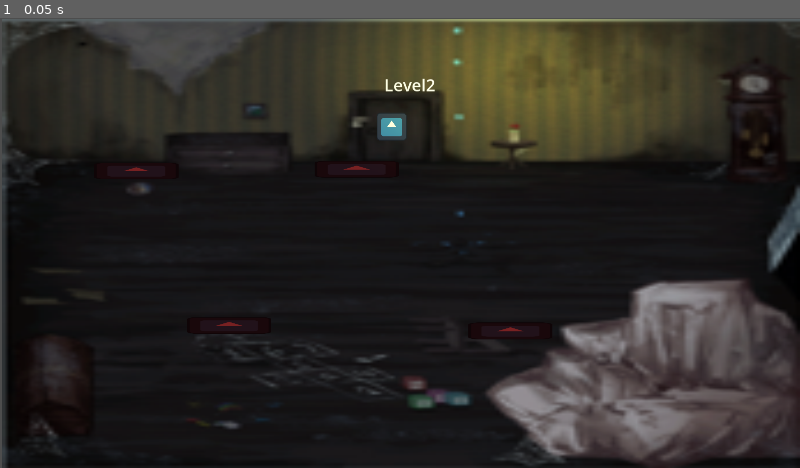
Above: before the commit, frame 1.
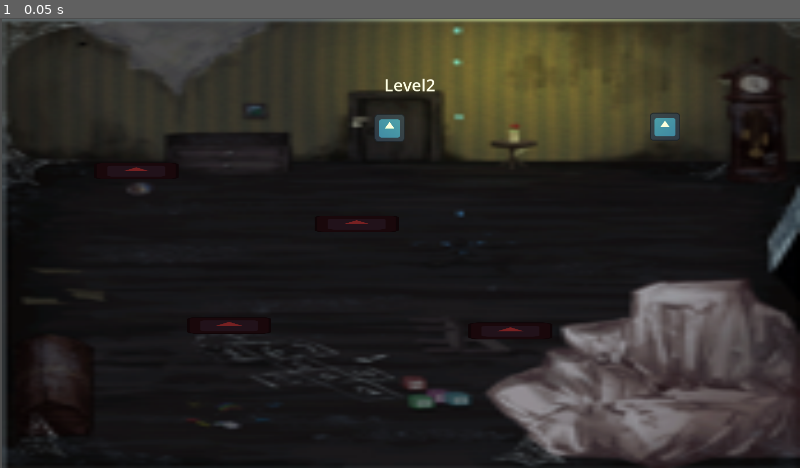
Above: after the commit, the same moment.

Repository: LitaDev-nsfw/gmtk25
Game: Godot game, scene res://scenes/level_2.tscn
Same seed, same stepped clock (60 frames per second), same inputs: the game is played once before the commit and once after it. This scene is started directly instead of the project's main scene. The engine's default icon, where the game draws it, is replaced by a stand-in: a white triangle on a blue panel in a dark square.
Inputs:
- Up to frame 1 (0.05 s): no input

The runs differ from the first frame. In frame 1, 0.3% of the frame differs, in the area x 42-85%, y 21-46%.

Commit message:
Added NumberLock to lvl 2 and 3

Diff:
--- a/gmtk25/scenes/level_1.tscn
+++ b/gmtk25/scenes/level_1.tscn
@@ -47,7 +47,7 @@
 offset_top = 123.0
 offset_right = 960.0
 offset_bottom = 146.0
-text = "LEVEL1"
+text = "LEVEL 1"
 label_settings = SubResource("LabelSettings_rus8k")
 
 [node name="Audio" type="Node" parent="."]
--- a/gmtk25/scenes/level_2.tscn
+++ b/gmtk25/scenes/level_2.tscn
@@ -1,10 +1,11 @@
-[gd_scene load_steps=12 format=3 uid="uid://dtnnhjmopedsx"]
+[gd_scene load_steps=13 format=3 uid="uid://dtnnhjmopedsx"]
 
 [ext_resource type="Script" uid="uid://b6ndsdjj8fvfw" path="res://scripts/level.gd" id="1_pbc48"]
 [ext_resource type="AudioStream" uid="uid://43l4s4rrrdsk" path="res://assets/audio/music/GMTK Spooks.wav" id="2_b4j7a"]
 [ext_resource type="PackedScene" uid="uid://du6h2oyy5sg27" path="res://scenes/interactable.tscn" id="3_pbc48"]
 [ext_resource type="Texture2D" uid="uid://dec0wgn03woj6" path="res://assets/visuals/Level2.png" id="3_y0kc7"]
 [ext_resource type="PackedScene" uid="uid://djdf11yg2sdxx" path="res://scenes/Atropos.tscn" id="4_eqxsl"]
+[ext_resource type="PackedScene" uid="uid://p5yfdtss24qa" path="res://scenes/number_lock_lvl2.tscn" id="6_ne2mo"]
 [ext_resource type="PackedScene" uid="uid://cgmlaxh2mxy62" path="res://scenes/plank.tscn" id="6_wo48x"]
 [ext_resource type="PackedScene" uid="uid://csc3plow6hraf" path="res://scenes/void.tscn" id="7_y0kc7"]
 
@@ -34,15 +35,20 @@
 texture = ExtResource("3_y0kc7")
 
 [node name="Interactable" parent="." instance=ExtResource("3_pbc48")]
-position = Vector2(943, 245)
+position = Vector2(1599, 245)
 scene_to_load = ExtResource("4_eqxsl")
+
+[node name="NumberLock" parent="." instance=ExtResource("3_pbc48")]
+position = Vector2(938, 248)
+scene_to_load = ExtResource("6_ne2mo")
+is_puzzle = true
 
 [node name="Label" type="Label" parent="."]
 offset_left = 920.0
 offset_top = 123.0
 offset_right = 960.0
 offset_bottom = 146.0
-text = "LEVEL1"
+text = "LEVEL 2"
 label_settings = SubResource("LabelSettings_pbc48")
 
 [node name="Plank" parent="." instance=ExtResource("6_wo48x")]
@@ -52,7 +58,7 @@
 position = Vector2(325, 357)
 
 [node name="Plank3" parent="." instance=ExtResource("6_wo48x")]
-position = Vector2(854, 353)
+position = Vector2(854, 484)
 
 [node name="Plank4" parent="." instance=ExtResource("6_wo48x")]
 position = Vector2(1223, 741)
@@ -97,3 +103,4 @@
 blend_mode = 1
 
 [connection signal="change_level" from="Interactable" to="." method="_change_level"]
+[connection signal="change_level" from="NumberLock" to="." method="_change_level"]
--- a/gmtk25/scenes/level_3.tscn
+++ b/gmtk25/scenes/level_3.tscn
@@ -1,8 +1,9 @@
-[gd_scene load_steps=6 format=3 uid="uid://djg2j1nqsjehp"]
+[gd_scene load_steps=7 format=3 uid="uid://djg2j1nqsjehp"]
 
 [ext_resource type="Script" uid="uid://b6ndsdjj8fvfw" path="res://scripts/level.gd" id="1_uwxec"]
 [ext_resource type="Texture2D" uid="uid://cbu314soo330p" path="res://assets/visuals/Level3.png" id="2_uwxec"]
 [ext_resource type="PackedScene" uid="uid://du6h2oyy5sg27" path="res://scenes/interactable.tscn" id="3_uwxec"]
+[ext_resource type="PackedScene" uid="uid://ty8ouct0iohp" path="res://scenes/number_lock_lvl3.tscn" id="4_1pn4d"]
 
 [sub_resource type="LabelSettings" id="LabelSettings_uwxec"]
 font_size = 40
@@ -23,11 +24,14 @@
 offset_top = 123.0
 offset_right = 960.0
 offset_bottom = 146.0
-text = "LEVEL1"
+text = "LEVEL 3
+"
 label_settings = SubResource("LabelSettings_uwxec")
 
 [node name="Puzzle" parent="." instance=ExtResource("3_uwxec")]
 position = Vector2(944, 265)
+scene_to_load = ExtResource("4_1pn4d")
+is_puzzle = true
 
 [node name="Walls" type="StaticBody2D" parent="."]
 
--- a/gmtk25/scenes/level_4.tscn
+++ b/gmtk25/scenes/level_4.tscn
@@ -20,11 +20,12 @@
 texture = ExtResource("2_rbbjd")
 
 [node name="Label" type="Label" parent="."]
-offset_left = 920.0
+offset_left = 917.0
 offset_top = 123.0
-offset_right = 960.0
-offset_bottom = 146.0
-text = "LEVEL1"
+offset_right = 1063.0
+offset_bottom = 236.0
+text = "LEVEL 4
+"
 label_settings = SubResource("LabelSettings_6j14n")
 
 [node name="Puzzle" parent="." instance=ExtResource("3_6j14n")]
--- a/gmtk25/scenes/level_5.tscn
+++ b/gmtk25/scenes/level_5.tscn
@@ -24,7 +24,8 @@
 offset_top = 123.0
 offset_right = 960.0
 offset_bottom = 146.0
-text = "LEVEL1"
+text = "LEVEL5
+"
 label_settings = SubResource("LabelSettings_6j14n")
 
 [node name="Puzzle" parent="." instance=ExtResource("3_cynta")]
--- /dev/null
+++ b/gmtk25/scenes/number_lock_lvl2.tscn
@@ -0,0 +1,23 @@
+[gd_scene load_steps=3 format=3 uid="uid://p5yfdtss24qa"]
+
+[ext_resource type="Script" uid="uid://c0kawq8564akm" path="res://scripts/number_lock_lvl2.gd" id="1_kvpnu"]
+[ext_resource type="PackedScene" uid="uid://ctqujv0aqssep" path="res://scenes/number.tscn" id="2_rvrft"]
+
+[node name="NumberLockLVL2" type="Node2D"]
+script = ExtResource("1_kvpnu")
+
+[node name="1" parent="." instance=ExtResource("2_rvrft")]
+position = Vector2(-247.942, -5.80539)
+scale = Vector2(0.131342, 0.161705)
+
+[node name="2" parent="." instance=ExtResource("2_rvrft")]
+position = Vector2(-83.8845, -4.61059)
+scale = Vector2(0.131342, 0.161705)
+
+[node name="3" parent="." instance=ExtResource("2_rvrft")]
+position = Vector2(84.1155, -4.61059)
+scale = Vector2(0.131342, 0.161705)
+
+[connection signal="check_combination" from="1" to="." method="_on__check_combination"]
+[connection signal="check_combination" from="2" to="." method="_on__check_combination"]
+[connection signal="check_combination" from="3" to="." method="_on__check_combination"]
--- /dev/null
+++ b/gmtk25/scenes/number_lock_lvl3.tscn
@@ -0,0 +1,48 @@
+[gd_scene load_steps=3 format=3 uid="uid://ty8ouct0iohp"]
+
+[ext_resource type="Script" uid="uid://cnrljdh0p4heh" path="res://scripts/number_lock_lvl3.gd" id="1_dl22u"]
+[ext_resource type="PackedScene" uid="uid://ctqujv0aqssep" path="res://scenes/number.tscn" id="2_scvdm"]
+
+[node name="NumberLockLVL3" type="Node2D"]
+script = ExtResource("1_dl22u")
+
+[node name="1" parent="." instance=ExtResource("2_scvdm")]
+position = Vector2(-571.228, -5.318)
+scale = Vector2(0.131342, 0.161705)
+
+[node name="2" parent="." instance=ExtResource("2_scvdm")]
+position = Vector2(-407.17, -4.1232)
+scale = Vector2(0.131342, 0.161705)
+
+[node name="3" parent="." instance=ExtResource("2_scvdm")]
+position = Vector2(-239.17, -4.1232)
+scale = Vector2(0.131342, 0.161705)
+
+[node name="4" parent="." instance=ExtResource("2_scvdm")]
+position = Vector2(-76, -5)
+scale = Vector2(0.131342, 0.161705)
+
+[node name="5" parent="." instance=ExtResource("2_scvdm")]
+position = Vector2(90, -5)
+scale = Vector2(0.131342, 0.161705)
+
+[node name="6" parent="." instance=ExtResource("2_scvdm")]
+position = Vector2(258, -5)
+scale = Vector2(0.131342, 0.161705)
+
+[node name="7" parent="." instance=ExtResource("2_scvdm")]
+position = Vector2(431, -5)
+scale = Vector2(0.131342, 0.161705)
+
+[node name="8" parent="." instance=ExtResource("2_scvdm")]
+position = Vector2(596, -5)
+scale = Vector2(0.131342, 0.161705)
+
+[connection signal="check_combination" from="1" to="." method="_on__check_combination"]
+[connection signal="check_combination" from="2" to="." method="_on__check_combination"]
+[connection signal="check_combination" from="3" to="." method="_on__check_combination"]
+[connection signal="check_combination" from="4" to="." method="_on__check_combination"]
+[connection signal="check_combination" from="5" to="." method="_on__check_combination"]
+[connection signal="check_combination" from="6" to="." method="_on__check_combination"]
+[connection signal="check_combination" from="7" to="." method="_on__check_combination"]
+[connection signal="check_combination" from="8" to="." method="_on__check_combination"]
--- /dev/null
+++ b/gmtk25/scripts/number_lock_lvl2.gd
@@ -0,0 +1,20 @@
+extends Node2D
+
+var combination = 798
+
+signal puzzle_solved
+signal loop_level
+
+func _ready() -> void:
+	var it : int = 1
+	for child : Number in get_children():
+		child.change_text("-")
+		it+= 1
+
+func _on__check_combination() -> void:
+	var str = ""
+	for child : Number in get_children():
+		str += child.get_text()
+
+	if str == str(combination):
+		puzzle_solved.emit()
--- /dev/null
+++ b/gmtk25/scripts/number_lock_lvl3.gd
@@ -0,0 +1,20 @@
+extends Node2D
+
+var combination = "75QD3A2Z"
+
+signal puzzle_solved
+signal loop_level
+
+func _ready() -> void:
+	var it : int = 1
+	for child : Number in get_children():
+		child.change_text("-")
+		it+= 1
+
+func _on__check_combination() -> void:
+	var str = ""
+	for child : Number in get_children():
+		str += child.get_text()
+
+	if str == str(combination):
+		puzzle_solved.emit()
Not shown: 1 places in gmtk25/scenes/game.tscn that only renumber resources
Not shown, added: gmtk25/scripts/number_lock_lvl2.gd.uid
Not shown, added: gmtk25/scripts/number_lock_lvl3.gd.uid
